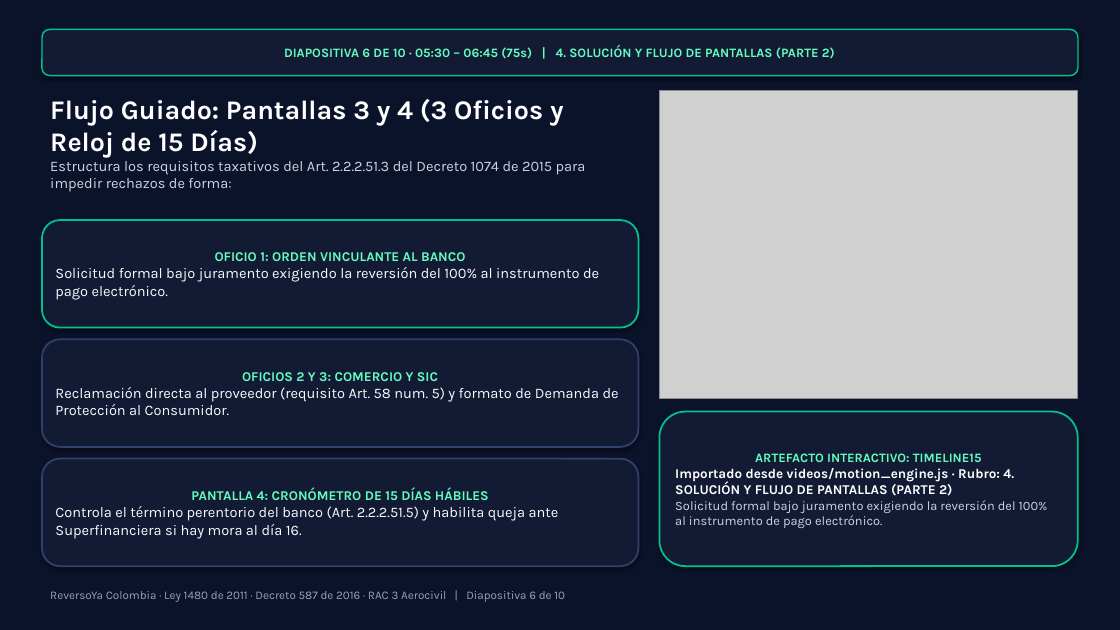
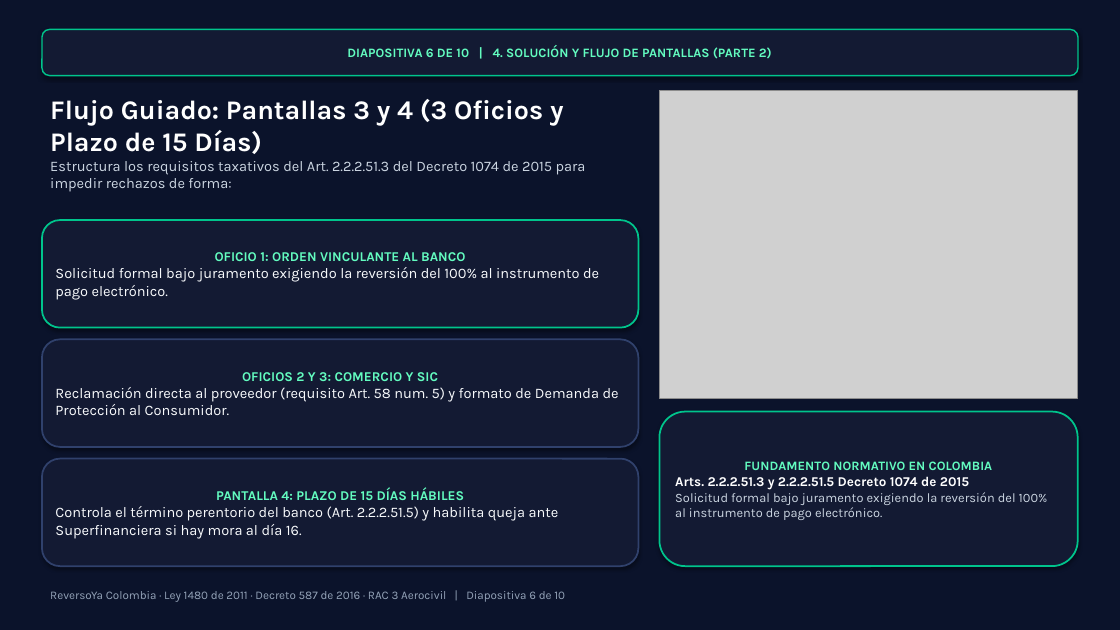
Before and after one commit to seagomezar/reversoya, a slide deck: slide 6 of ReversoYa_Presentacion_10Minutos.pptx. Drawn at 1120x630 pixels with LibreOffice and Linux fonts; fonts in the diff are those of the drawing; grey boxes stand for pictures. Boxes give left, top, right and bottom in pixels: in the first picture for what was removed or moved away, otherwise in the second. Text is boxed around its words. In the diff, an @@ line names an element or a change of style, - is before the commit and + after.

```diff
--- a/ReversoYa_Presentacion_10Minutos.pptx
+++ b/ReversoYa_Presentacion_10Minutos.pptx
@@ text in rounded rectangle at bbox=[347, 45, 772, 59]: text changed @@
-DIAPOSITIVA 6 DE 10 · 05:30 – 06:45 (75s) | 4. SOLUCIÓN Y FLUJO DE PANTALLAS (PARTE 2)
+DIAPOSITIVA 6 DE 10 | 4. SOLUCIÓN Y FLUJO DE PANTALLAS (PARTE 2)
@@ text at bbox=[50, 99, 563, 154]: text changed @@
-Flujo Guiado: Pantallas 3 y 4 (3 Oficios y Reloj de 15 Días)
+Flujo Guiado: Pantallas 3 y 4 (3 Oficios y Plazo de 15 Días)
@@ text in rounded rectangle at bbox=[675, 461, 993, 490]: text changed @@
-ARTEFACTO INTERACTIVO: TIMELINE15
-Importado desde videos/motion_engine.js · Rubro: 4. SOLUCIÓN Y FLUJO DE PANTALLAS (PARTE 2)
+FUNDAMENTO NORMATIVO EN COLOMBIA
+Arts. 2.2.2.51.3 y 2.2.2.51.5 Decreto 1074 de 2015
@@ text in rounded rectangle at bbox=[216, 487, 464, 500]: text changed @@
-PANTALLA 4: CRONÓMETRO DE 15 DÍAS HÁBILES
+PANTALLA 4: PLAZO DE 15 DÍAS HÁBILES
```
Also in this commit, not shown: 9 other slides changed, 12 other files.
